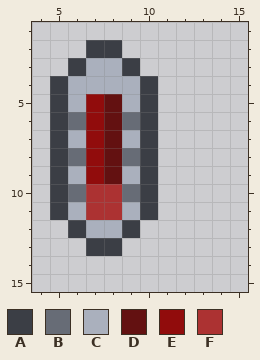
Pixel-art file: art/overworld/thermometer_overworld.aseprite. Above: the version before the commit.
16x16 pixels, 1 frame. Shown: x 4..15, y 1..15.
Palette (. is transparent): A #3b3e45  B #676c76  C #aab0bd  D #631111  E #910c0c  F #ac3232
Pixels before, first column x 5:
 2 ..AA..
 3 .ACCA.
 4 ACCCCA
 5 ACEDCA
 6 ABEDBA
 7 ACEDCA
 8 ABEDBA
 9 ACEDCA
10 ABFFBA
11 ACFFCA
12 .ACCA.
13 ..AA..
Once edited:
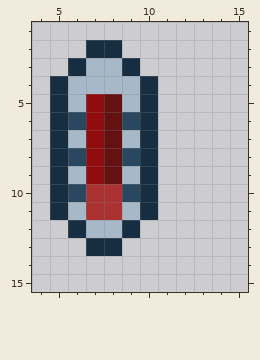
Changes in this commit:
colour A: #3b3e45 -> #162d42
colour B: #676c76 -> #2a4760
colour C: #aab0bd -> #a7b9c8
